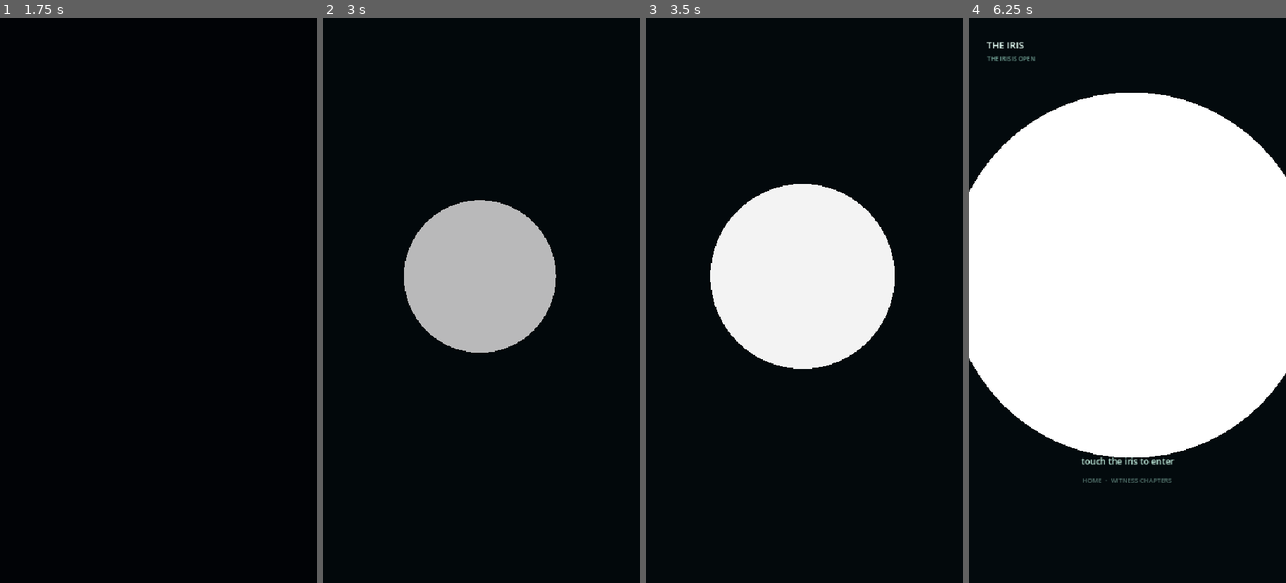
Above: before the commit, frames 1-4 (left to right).
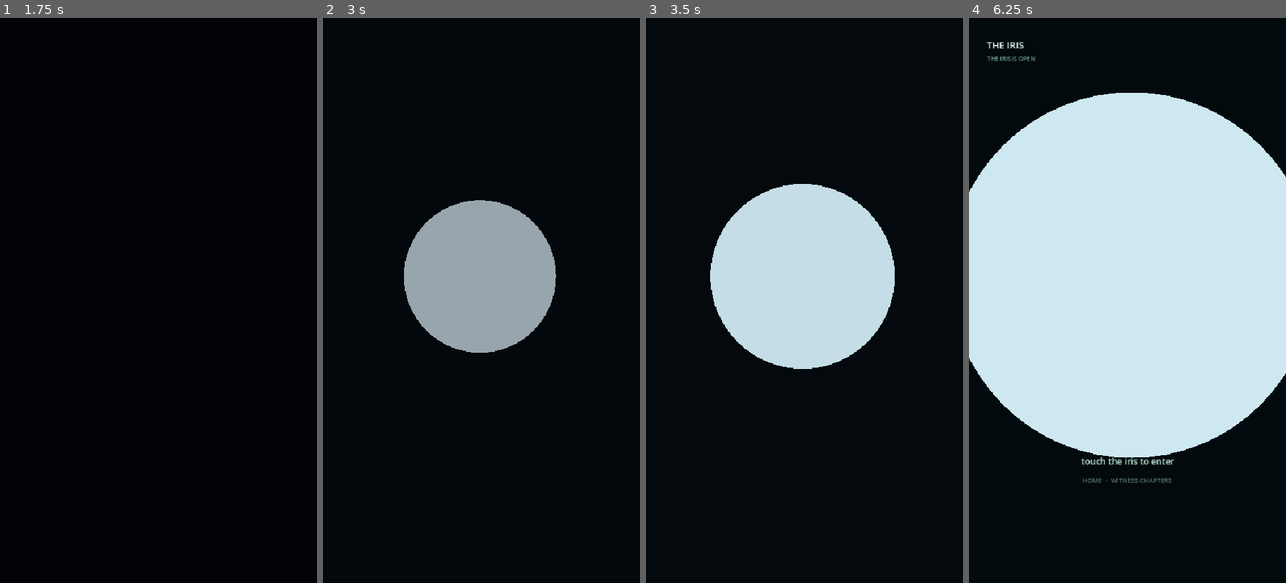
Above: after the commit, the same moments.

Repository: ITTYBITTYBITES/2SW-REIMAGINED
Game: Godot game, scene res://scenes/Application.tscn
The game is run twice, just before and just after one commit, with the same random seed, the same clock (stepped at 60 frames per second) and the same inputs.
Inputs (mouse positions are in pixels of both pictures, inside the frame that each line leads up to):
- Up to frame 1 (1.75 s): tap Enter at 0.5 s; click (158, 300) at 0.67 s; tap Space at 1.25 s; click (158, 300) at 1.42 s
- Up to frame 2 (3 s): move the mouse to (513, 176) at 2.02 s; click (513, 176) at 2.17 s; move the mouse to (465, 413) at 2.77 s; click (465, 413) at 2.92 s
- Up to frame 3 (3.5 s): no input
- Up to frame 4 (6.25 s): move the mouse to (1222, 385) at 3.52 s; click (1222, 385) at 3.67 s; move the mouse to (1032, 215) at 4.27 s; click (1032, 215) at 4.42 s; move the mouse to (1143, 300) at 5.02 s; click (1143, 300) at 5.17 s; move the mouse to (1079, 159) at 5.77 s; click (1079, 159) at 5.92 s

Frame 1 is identical in both runs. In frame 2, 10% of the frame differs, in the area x 25-74%, y 32-60%; in frame 3, 15%; in frame 4, 55%, in the area x 0-100%, y 13-78%.

Commit message:
Fix: white-circle Iris (atmosphere shader additive bloom overflow)
The Iris was rendering as a big pure-white circle. Root cause: the atmosphere
shader used ADDITIVE blending (color = src.rgb + bloom + bed + flick) with no
clamp. When combined with the SOP Reset's WorldEnvironment Glow post-process,
the bright procedural iris (high-emission glints/fibers) overflowed past 1.0
and clamped to pure white across the whole aperture.

Fix: convert the shader from additive to MODULATION.
- mix(src.rgb, tint, strength) where tint = base->glow by luminance
- a subtle brightness pulse that multiplies (never adds past the source much)
- final clamp(vec3(0),vec3(1)) as a safety net

Verified on Godot 4.6.3: near-white pixels went from 23.2%% (before) to 0.0%%
(after). The iris now renders as a tinted aperture (AWARE mood -> light cyan)
instead of a blown-out white blob. All 4 tests still green.

Diff:
--- a/the_iris/shaders/iris_atmosphere.gdshader
+++ b/the_iris/shaders/iris_atmosphere.gdshader
@@ -2,15 +2,18 @@
 render_mode unshaded;
 
 // =============================================================================
-// Iris Atmosphere Shader — energy/bloom modulation layer for the Living Iris.
-// Applied as a CanvasItem material on LivingIris. The procedural _draw() paints
-// the fibers/body/pupil in mood-driven colors; this shader layers a subtle
-// energy "breath" (bloom + flicker) driven by the Mood system on top.
+// Iris Atmosphere Shader — energy/breath modulation layer for the Living Iris.
+//
+// IMPORTANT: this MODULATES the procedural _draw() output toward the mood
+// glow/base colors. It does NOT add (additive bloom overflows to white when
+// combined with the WorldEnvironment's Glow post-process). The bright neural
+// parts of the iris are tinted toward glow_color; dark parts toward base_color.
+// Output is always <= max(src, tint), so it can never blow out to white.
 //
 // Uniforms (driven each frame from IrisCore mood values via LivingIris):
 //   base_color        — deep base tint of the artifact (mood-driven)
 //   glow_color        — bright emissive tint of neural activity (mood-driven)
-//   energy_intensity  — controls bloom strength and flicker speed (mood-driven)
+//   energy_intensity  — controls how strongly the mood tint is applied (0..2)
 //   time              — elapsed time (set from LivingIris.elapsed)
 // =============================================================================
 
@@ -30,21 +33,27 @@
 	float breath = 0.5 + 0.5 * sin(time * 0.46 * TAU);
 	float flicker = 0.5 + 0.5 * sin(time * 1.37 + sin(time * 0.27) * 2.0);
 
-	// Energy-driven bloom: lift the bright (neural) parts of the drawn iris
-	// toward the glow color. More energy = more bloom.
 	float lum = max(src.r, max(src.g, src.b));
-	float bloom_mask = smoothstep(0.25, 0.95, lum) * energy_intensity;
-	vec3 bloom = glow_color.rgb * bloom_mask * (0.6 + 0.4 * breath);
 
-	// Soft global tint toward base_color in the dark regions (the "vibe" bed).
-	float darkness = 1.0 - lum;
-	vec3 bed = mix(vec3(0.0), base_color.rgb, darkness) * 0.25 * energy_intensity;
+	// The mood tint the iris is pulled toward: glow_color in bright areas,
+	// base_color in dark areas. This is a mix, not an add — no overflow.
+	vec3 tint = mix(base_color.rgb, glow_color.rgb, smoothstep(0.05, 0.6, lum));
 
-	// Subtle flicker on the mid tones — reads as living neural activity.
-	float flicker_pulse = 0.5 + 0.5 * sin(time * (3.0 + energy_intensity * 4.0));
-	float mid_mask = smoothstep(0.1, 0.5, lum) * smoothstep(0.9, 0.4, lum);
-	vec3 flick = glow_color.rgb * mid_mask * flicker_pulse * 0.08 * energy_intensity;
+	// Strength of the tint: how much mood color is applied (0 = pure source,
+	// 1 = fully tinted). Scaled by energy and a subtle breath.
+	float strength = clamp(energy_intensity * 0.5, 0.0, 1.0) * (0.85 + 0.15 * breath);
 
-	vec3 color = src.rgb + bloom + bed + flick;
+	vec3 color = mix(src.rgb, tint, strength);
+
+	// Subtle brightness pulse on the bright (neural) parts — keeps the iris
+	// alive without exceeding the source luminance by much. Modulated, not added.
+	float neural_pulse = 0.5 + 0.5 * sin(time * (3.0 + energy_intensity * 4.0));
+	float neural_mask = smoothstep(0.4, 0.9, lum);
+	color *= 1.0 + neural_mask * neural_pulse * 0.04 * energy_intensity;
+
+	// Final clamp as a safety net so combined post-processing can never push us
+	// past the intended ceiling.
+	color = clamp(color, vec3(0.0), vec3(1.0));
+
 	COLOR = vec4(color, src.a);
 }
